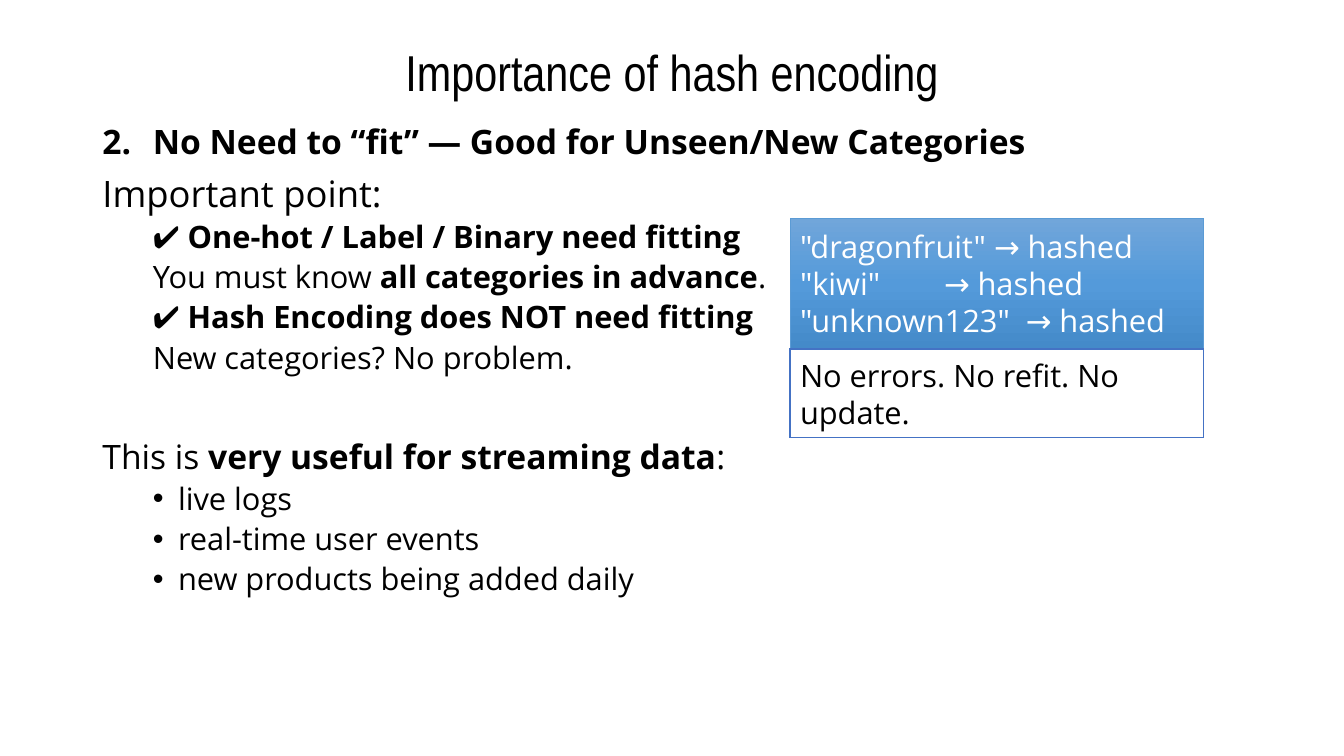
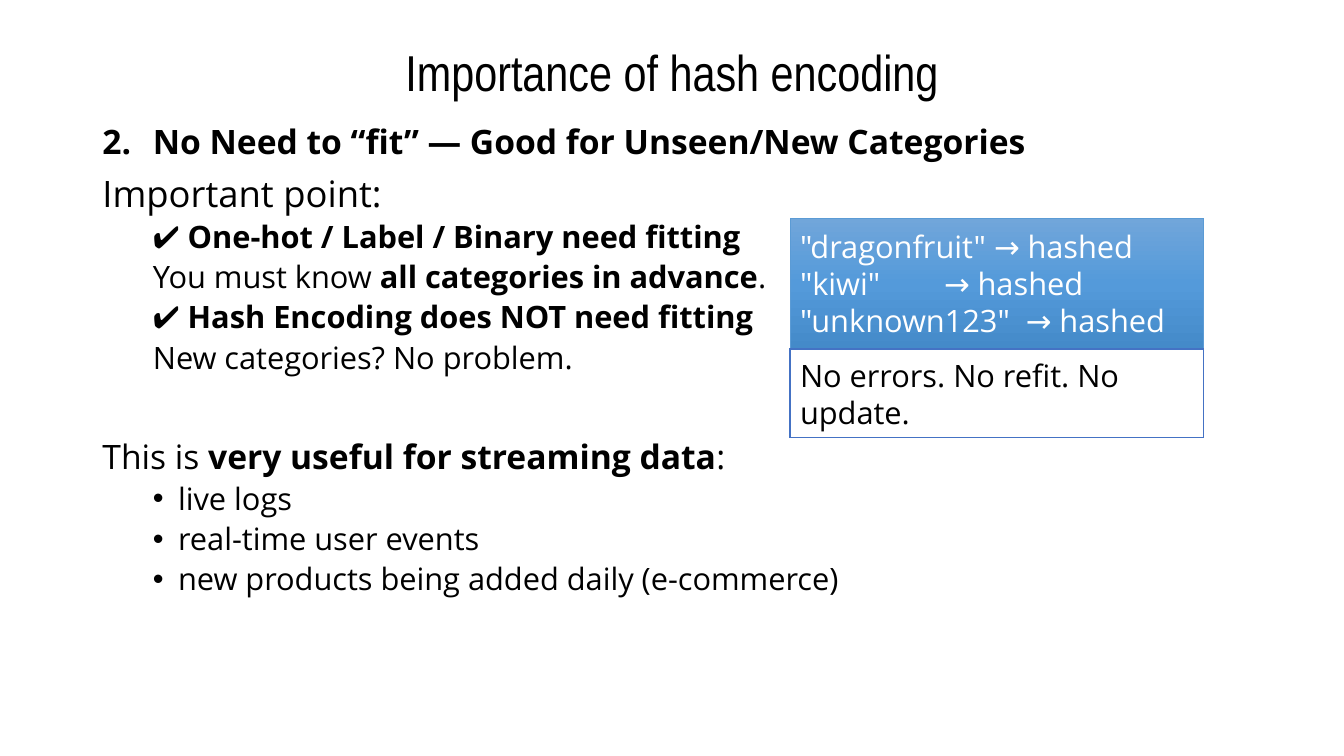
Before and after one commit to gmrr40058/data-science-ml-python-ostad, a slide deck: slide 5 of My Note and Practice/Text to Numerical Data Conversion/Categorical(Text to Numeric) data conversion-CTtN/Nominal Data/CTNtN3. Hash Encoding/Hash Encoding.pptx (slide 3 before the commit). Drawn at 1344x756 pixels with LibreOffice and Linux fonts; fonts in the diff are those of the drawing. Boxes give left, top, right and bottom in pixels: in the first picture for what was removed or moved away, otherwise in the second. Text is boxed around its words. In the diff, an @@ line names an element or a change of style, - is before the commit and + after.

Commit message:
Update Hash Encoding presentation file

```diff
--- a/My Note and Practice/Text to Numerical Data Conversion/Categorical(Text to Numeric) data conversion-CTtN/Nominal Data/CTNtN3. Hash Encoding/Hash Encoding.pptx
+++ b/My Note and Practice/Text to Numerical Data Conversion/Categorical(Text to Numeric) data conversion-CTtN/Nominal Data/CTNtN3. Hash Encoding/Hash Encoding.pptx
@@ text at [178,566,839,598]: text changed @@
-  • new products being added daily
+  • new products being added daily (e-commerce)
```
Also in this commit, not shown: 2 other slides changed, 1 slide removed.
